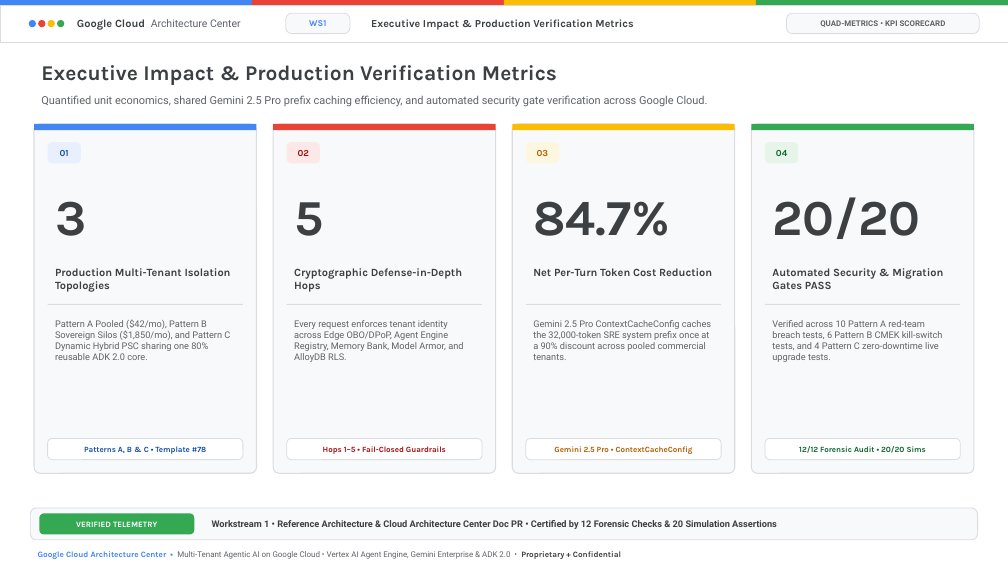
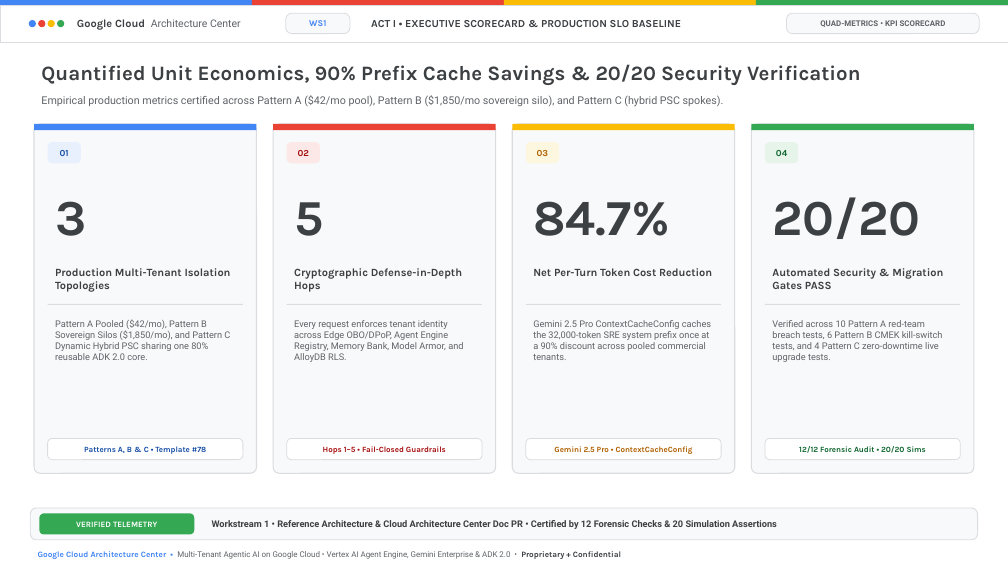
Before and after one commit to nitinaggarwal-12/blogs, a slide deck: slide 3 of slides/doc-mt-01-editable-slides.pptx. Drawn at 1008x567 pixels with LibreOffice and Linux fonts; fonts in the diff are those of the drawing. Boxes give left, top, right and bottom in pixels: in the first picture for what was removed or moved away, otherwise in the second. Text is boxed around its words. In the diff, an @@ line names an element or a change of style, - is before the commit and + after.

Commit message:
fix(slides): remediate 12 forensic audit defects across 14-slide architecture decks and sync Google Slides in-place

```diff
--- a/slides/doc-mt-01-editable-slides.pptx
+++ b/slides/doc-mt-01-editable-slides.pptx
@@ text at (371,20,681,27): text changed @@
-Executive Impact & Production Verification Metrics
+ACT I • EXECUTIVE SCORECARD & PRODUCTION SLO BASELINE
@@ text at (41,64,860,85): text changed; size 20 to 19.5 pt @@
-Executive Impact & Production Verification Metrics
+Quantified Unit Economics, 90% Prefix Cache Savings & 20/20 Security Verification
@@ text at (41,95,724,106): text changed; size 10.5 to 10.2 pt @@
-Quantified unit economics, shared Gemini 2.5 Pro prefix caching efficiency, and automated security gate verification across Google Cloud.
+Empirical production metrics certified across Pattern A ($42/mo pool), Pattern B ($1,850/mo sovereign silo), and Pattern C (hybrid PSC spokes).
```
Also in this commit, not shown: 10 other slides changed, 18 other files.
